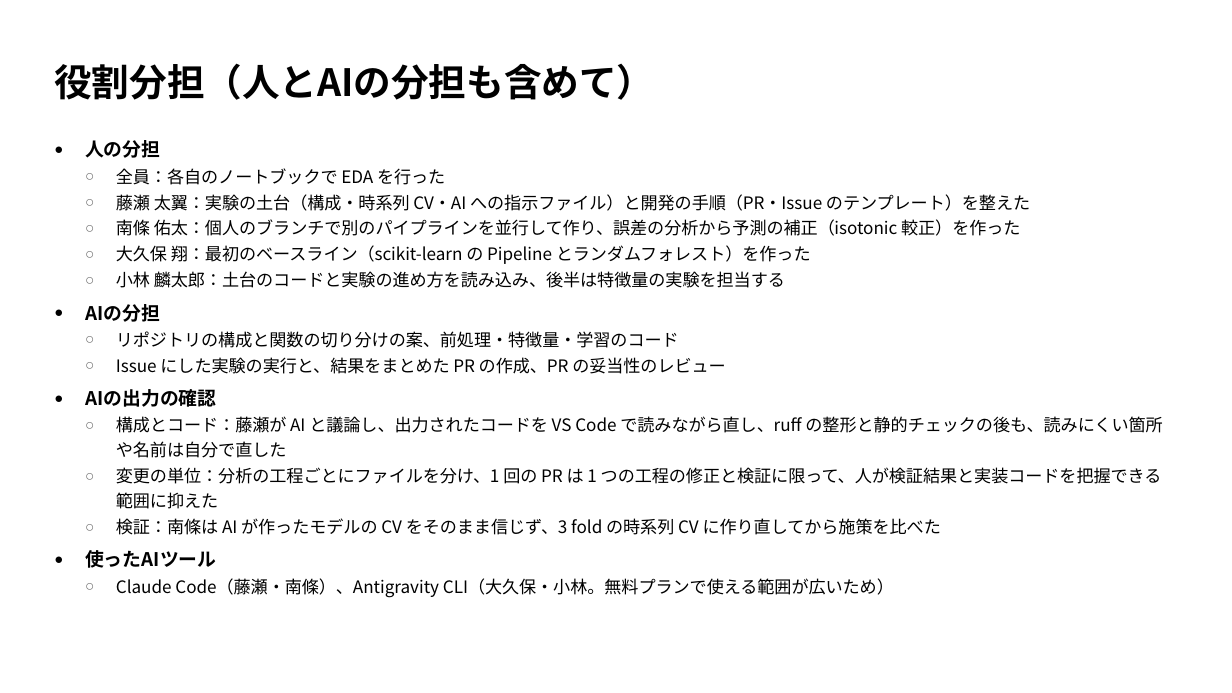
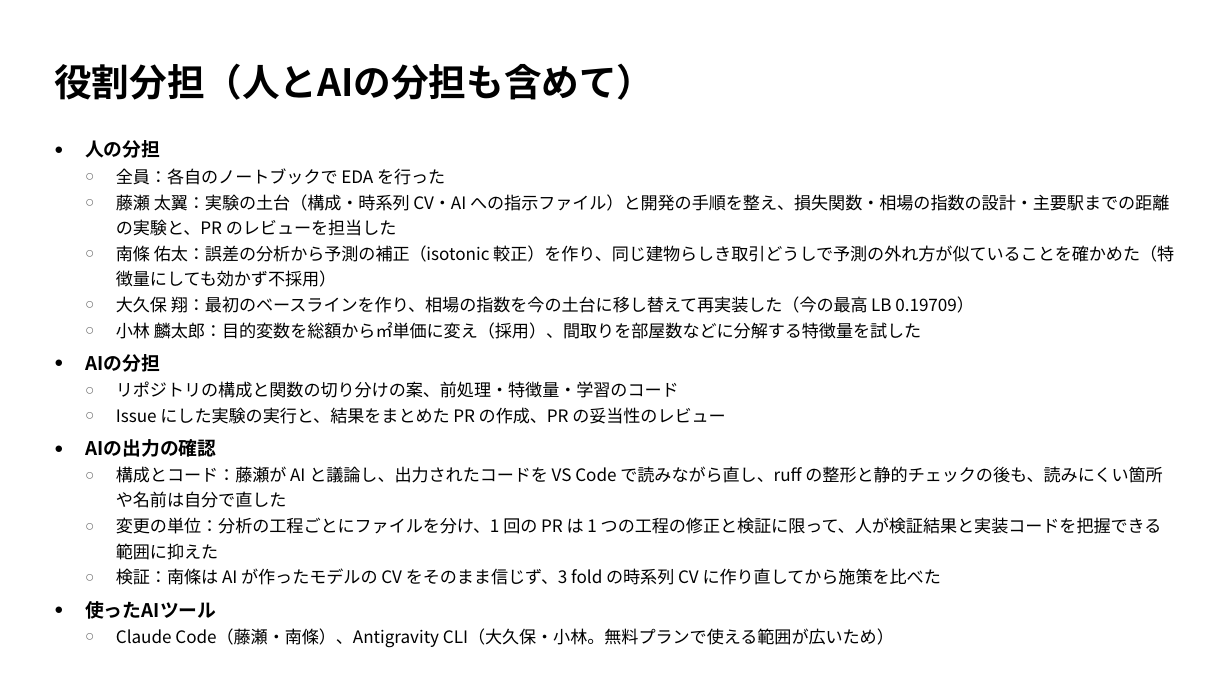
Before and after one commit to TaisukeFujise/condominium-price-pred, a slide deck: slide 2 of slides/midterm/midterm.pptx. Drawn at 1232x693 pixels with LibreOffice and Linux fonts; fonts in the diff are those of the drawing. Boxes give left, top, right and bottom in pixels: in the first picture for what was removed or moved away, otherwise in the second. Text is boxed around its words. In the diff, an @@ line names an element or a change of style, - is before the commit and + after.

```diff
--- a/slides/midterm/midterm.pptx
+++ b/slides/midterm/midterm.pptx
@@ text at [116,194,1174,339]: text changed @@
-  ○ 藤瀬 太翼：実験の土台（構成・時系列 CV・AI への指示ファイル）と開発の手順（PR・Issue のテンプレート）を整えた
-  ○ 南條 佑太：個人のブランチで別のパイプラインを並行して作り、誤差の分析から予測の補正（isotonic 較正）を作った
-  ○ 大久保 翔：最初のベースライン（scikit-learn の Pipeline とランダムフォレスト）を作った
-  ○ 小林 麟太郎：土台のコードと実験の進め方を読み込み、後半は特徴量の実験を担当する
+  ○ 藤瀬 太翼：実験の土台（構成・時系列 CV・AI への指示ファイル）と開発の手順を整え、損失関数・相場の指数の設計・主要駅までの距離の実験と、PR のレビューを担当した
+  ○ 南條 佑太：誤差の分析から予測の補正（isotonic 較正）を作り、同じ建物らしき取引どうしで予測の外れ方が似ていることを確かめた（特徴量にしても効かず不採用）
+  ○ 大久保 翔：最初のベースラインを作り、相場の指数を今の土台に移し替えて再実装した（今の最高 LB 0.19709）
+  ○ 小林 麟太郎：目的変数を総額から㎡単価に変え（採用）、間取りを部屋数などに分解する特徴量を試した
```
Also in this commit, not shown: 2 other files.
